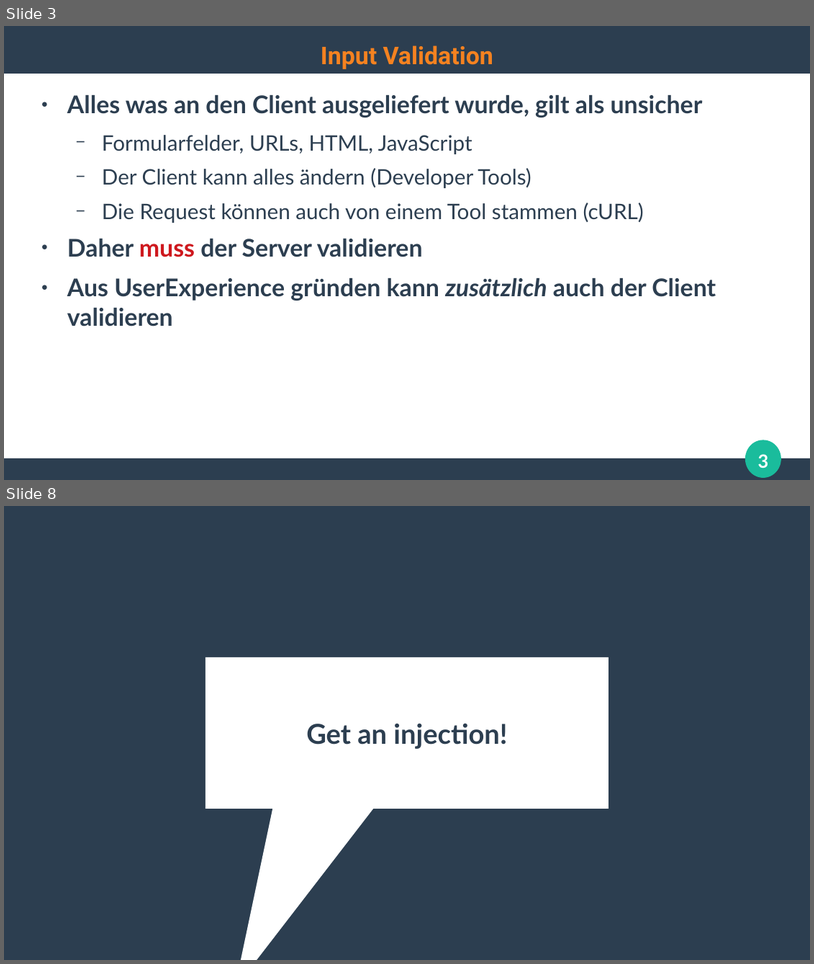
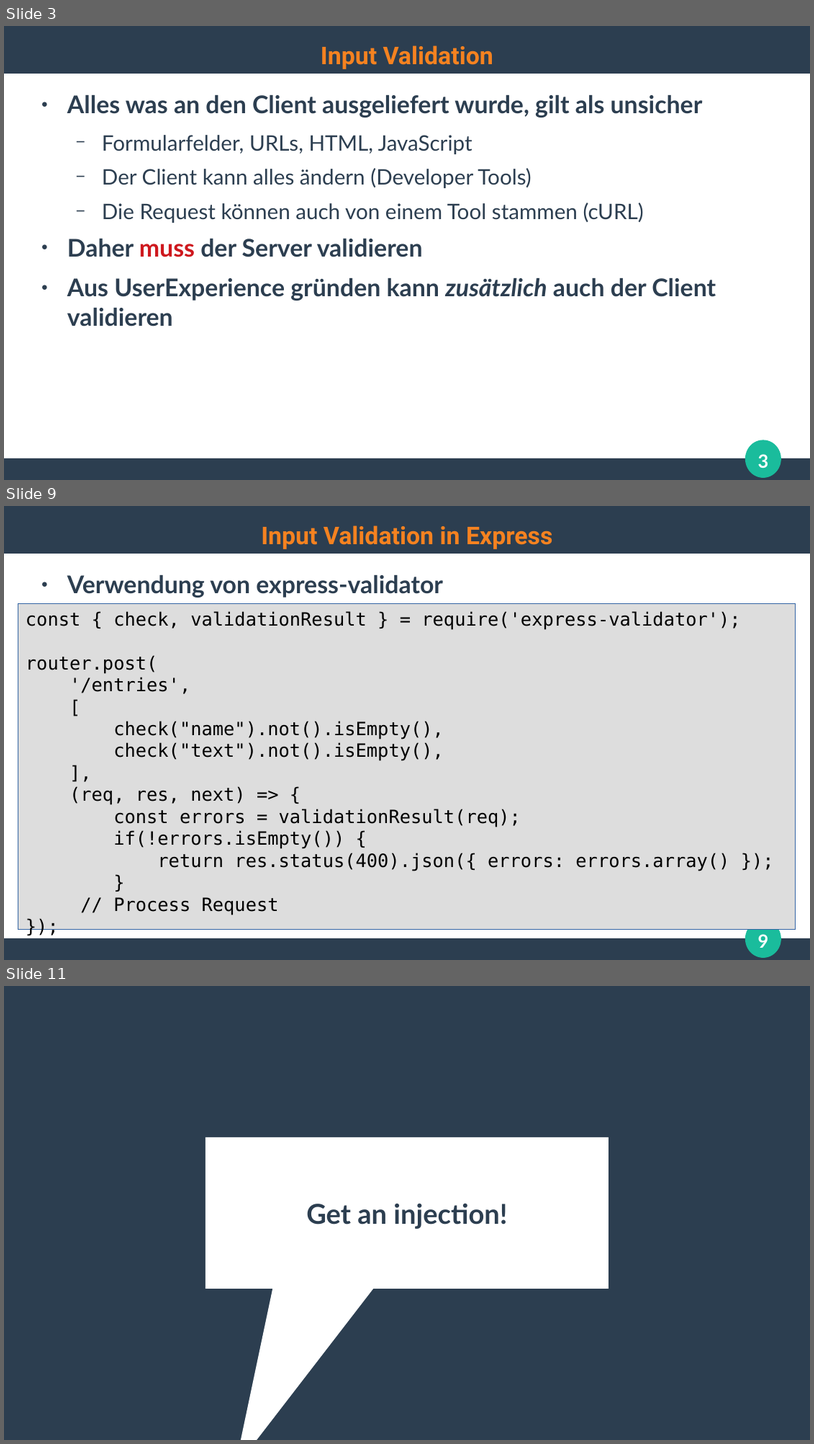
Before and after one commit to ghandmann/HS-AlbSig-WebAnwendungen2, a slide deck: Kapitel/06_WebSecurity.odp. Shown one above the other, each under a label of ours: slides 3 and 8 before the commit, slides 3, 9 and 11 after it; the slides between them are not shown. The pictures are 814x964 and 814x1444 pixels, drawn with LibreOffice and Linux fonts; fonts in the diff are those of the drawing. Boxes give left, top, right and bottom in pixels: in the first picture for what was removed or moved away, otherwise in the second. Text is boxed around its words. In the diff, an @@ line names an element or a change of style, - is before the commit and + after.

```diff
--- a/Kapitel/06_WebSecurity.odp
+++ b/Kapitel/06_WebSecurity.odp
@@ slide 9 added at <box>4,506,810,960</box>, background #FFFFFF; not listed: 3 template elements that a slide beside it also shows @@
@@ title added at <box>261,525,553,549</box>, 24 pt, text #F58220, bold @@
+Input Validation in Express
@@ text added at <box>67,575,443,597</box>, 24 pt, text #2C3E50, bold @@
+● Verwendung von express-validator
@@ rectangle added at <box>18,604,797,929</box>, fill #DDDDDD, outline #3465A4 0 pt, 18 pt, text #000000 @@
+const { check, validationResult } = require('express-validator');
+router.post(
+'/entries',
+[
+check("name").not().isEmpty(),
+check("text").not().isEmpty(),
+],
+(req, res, next) => {
+const errors = validationResult(req);
+if(!errors.isEmpty()) {
+return res.status(400).json({ errors: errors.array() });
+}
+// Process Request
+});
@@ page number added at <box>759,934,769,947</box>, 18 pt, text #FFFFFF, bold @@
+9
@@ what was slide 8 is now slide 11 @@
```
Also in this commit, not shown: 7 slides changed, 5 other slides added, 3 slides removed.
